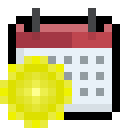
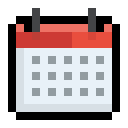
Two versions of the same layered image (128 x 128). Layer-by-layer changes:
hid "summer", painted on it over left=0, top=56, right=72, bottom=128
renamed "Layer 0" to "winter 2", hid it, painted on it over left=8, top=24, right=112, bottom=120
added layer "default" above "summer 0" over left=8, top=24, right=112, bottom=120
